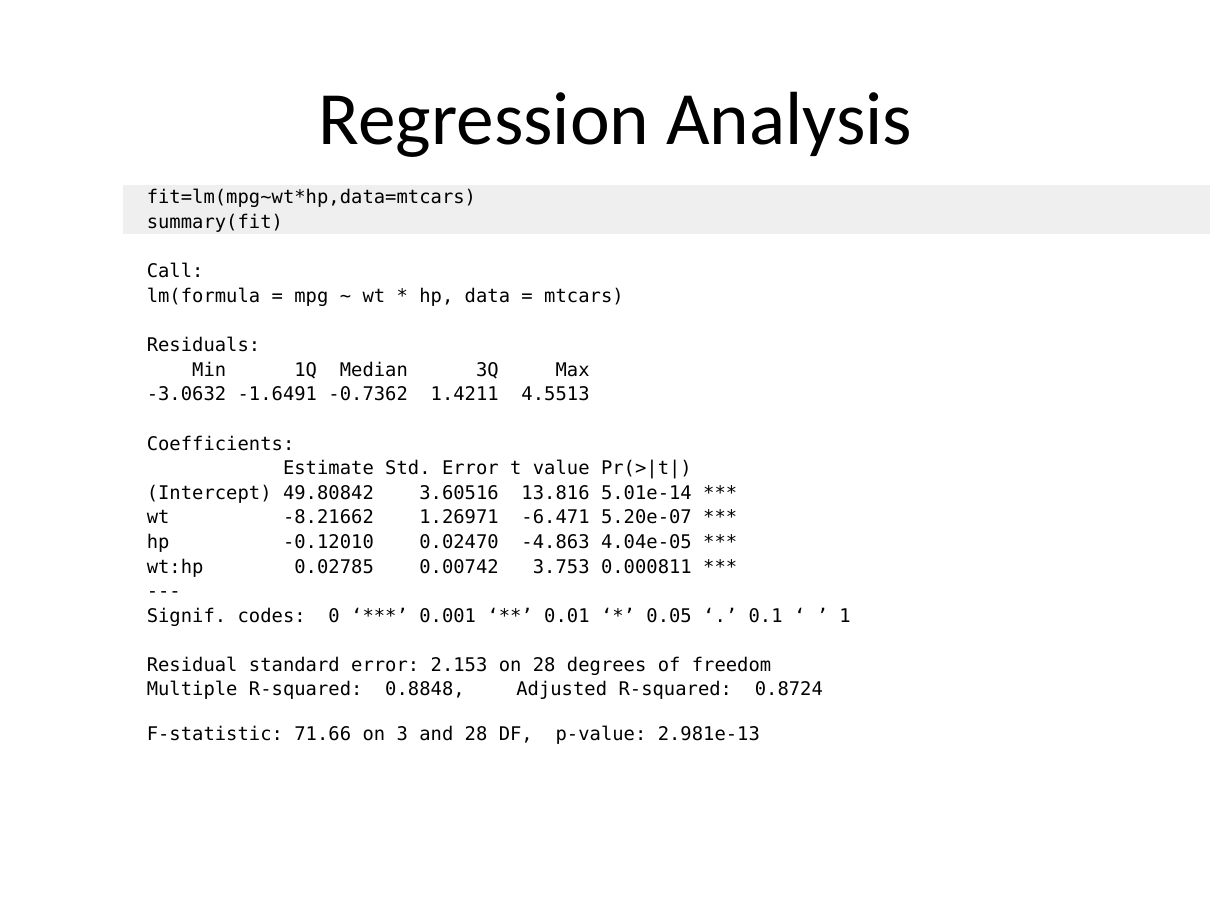
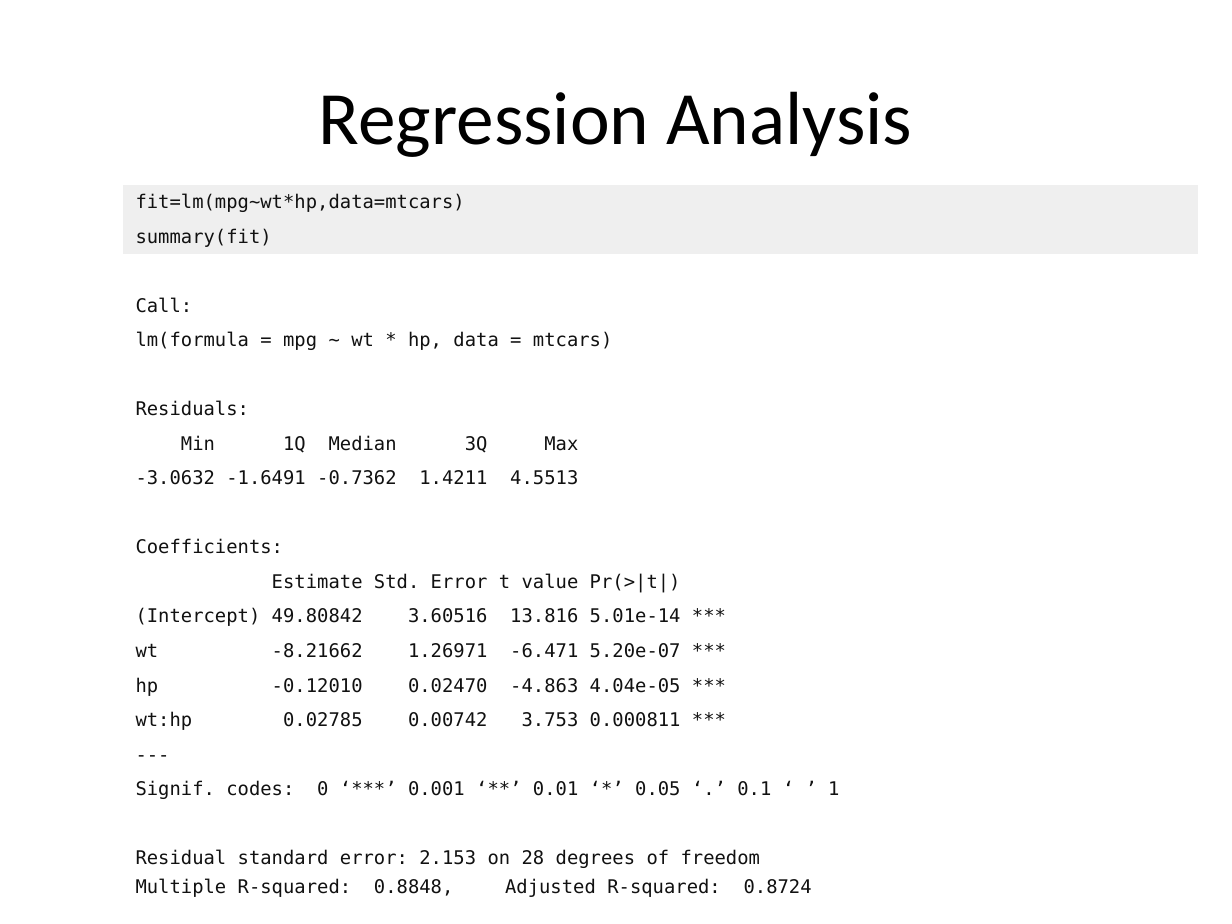
Before and after one commit to cardiomoon/rrtable, a slide deck: slide 7 of inst/doc_examples/sampleData2.pptx. Drawn at 1232x924 pixels with LibreOffice and Linux fonts; fonts in the diff are those of the drawing. Boxes give left, top, right and bottom in pixels: in the first picture for what was removed or moved away, otherwise in the second. Text is boxed around its words. In the diff, an @@ line names an element or a change of style, - is before the commit and + after.

```diff
--- a/inst/doc_examples/sampleData2.pptx
+++ b/inst/doc_examples/sampleData2.pptx
@@ table at bbox=[123, 185, 1199, 901] @@
@@ text colour #000000 to #111111, highlight none to #FFFFFF @@
@@ table: place and size @@
-table at bbox=[123, 185, 1210, 748]
+table at bbox=[123, 185, 1199, 901]
```
Also in this commit, not shown: 9 other slides changed, 9 other files.
